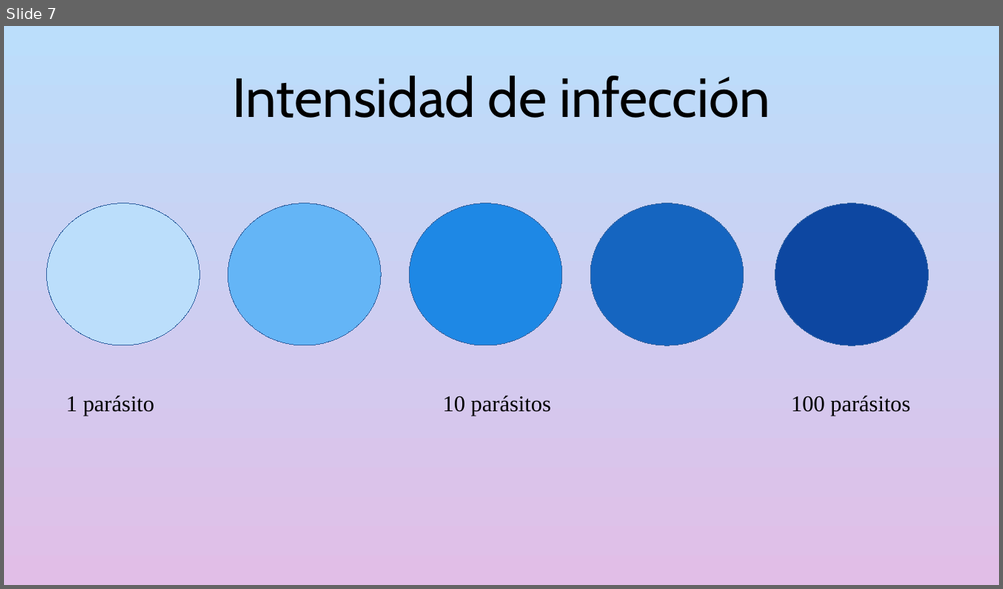
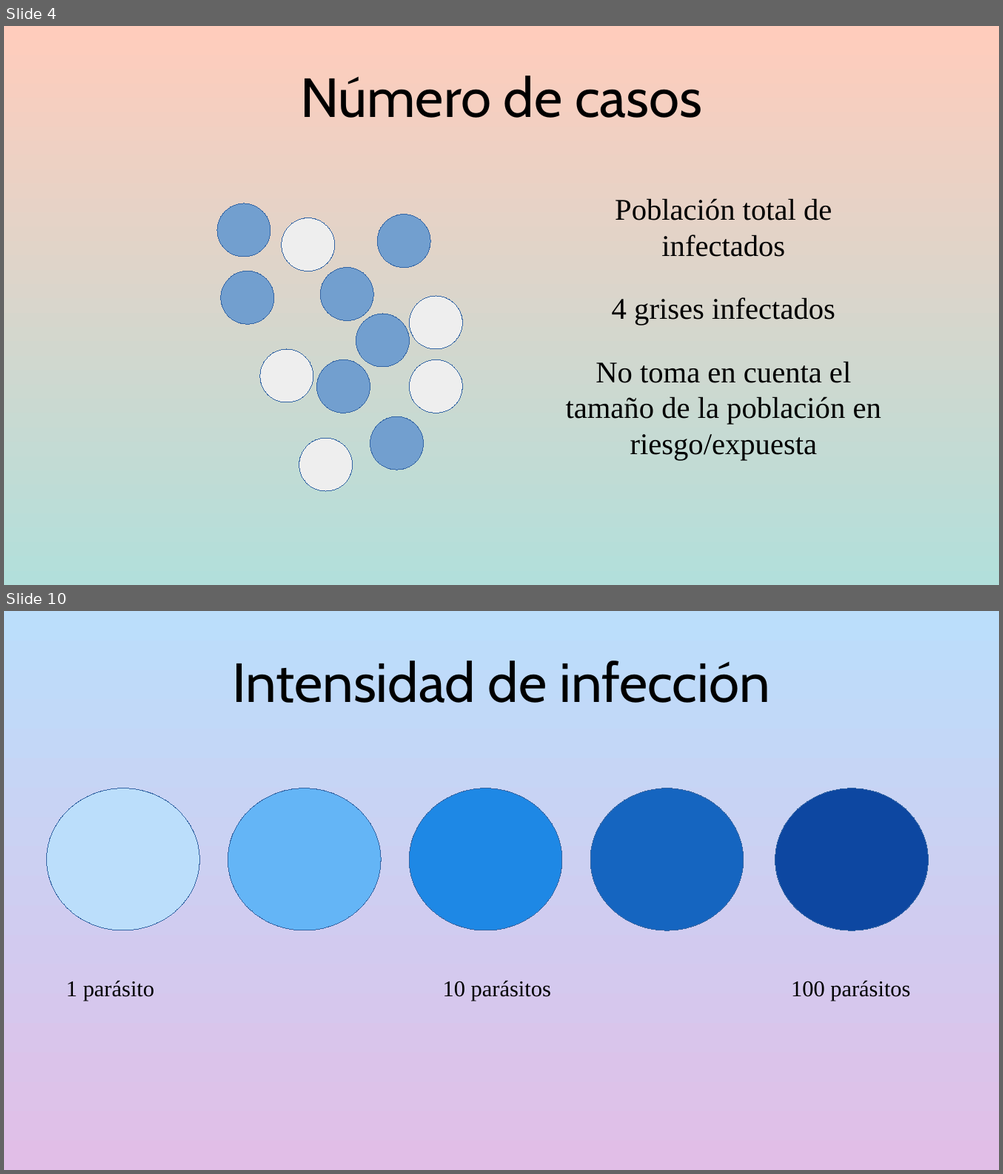
Before and after one commit to gerardommc/Medicina-Cons, a slide deck: Epidemiologia-basica.odp. Shown one above the other, each under a label of ours: slide 7 before the commit, slides 4 and 10 after it; the slides between them are not shown. The pictures are 1003x589 and 1003x1174 pixels, drawn with LibreOffice and Linux fonts; fonts in the diff are those of the drawing. Boxes give left, top, right and bottom in pixels: in the first picture for what was removed or moved away, otherwise in the second. Text is boxed around its words. In the diff, an @@ line names an element or a change of style, - is before the commit and + after.

```diff
--- a/Epidemiologia-basica.odp
+++ b/Epidemiologia-basica.odp
@@ slide 4 added at [4, 26, 999, 585], background gradient #FFCCBC to #B2DFDB @@
@@ title added at [300, 76, 702, 118], 44 pt, text #000000 @@
+Número de casos
@@ text added at [566, 198, 881, 460], 24 pt, text #000000 @@
+Población total de infectados
+4 grises infectados
+No toma en cuenta el tamaño de la población en riesgo/expuesta
@@ ellipse added at [217, 204, 270, 257], fill #729FCF, outline #3465A4 0 pt @@
@@ ellipse added at [281, 218, 334, 272], fill #EEEEEE, outline #3465A4 0 pt @@
@@ ellipse added at [378, 215, 431, 268], fill #729FCF, outline #3465A4 0 pt @@
@@ ellipse added at [320, 268, 373, 321], fill #729FCF, outline #3465A4 0 pt @@
@@ ellipse added at [221, 272, 274, 325], fill #729FCF, outline #3465A4 0 pt @@
@@ ellipse added at [356, 314, 410, 367], fill #729FCF, outline #3465A4 0 pt @@
@@ ellipse added at [410, 296, 463, 349], fill #EEEEEE, outline #3465A4 0 pt @@
@@ ellipse added at [260, 350, 313, 403], fill #EEEEEE, outline #3465A4 0 pt @@
@@ ellipse added at [317, 360, 370, 413], fill #729FCF, outline #3465A4 0 pt @@
@@ ellipse added at [410, 360, 463, 413], fill #EEEEEE, outline #3465A4 0 pt @@
@@ ellipse added at [370, 417, 424, 470], fill #729FCF, outline #3465A4 0 pt @@
@@ ellipse added at [299, 438, 353, 491], fill #EEEEEE, outline #3465A4 0 pt @@
@@ what was slide 7 is now slide 10 @@
```
Also in this commit, not shown: 4 slides changed, 8 other slides added, 1 slide removed, 7 other files.
